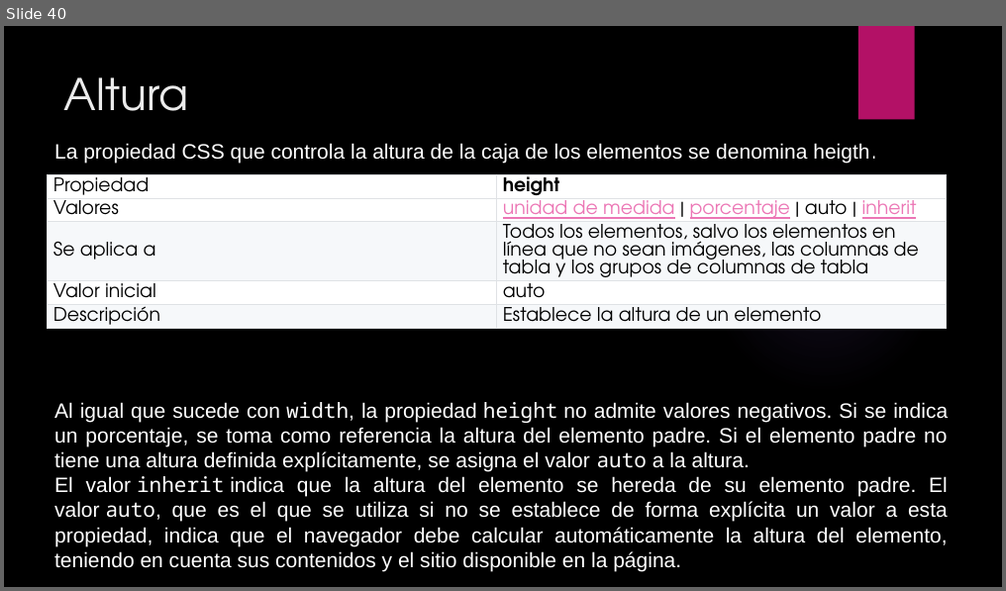
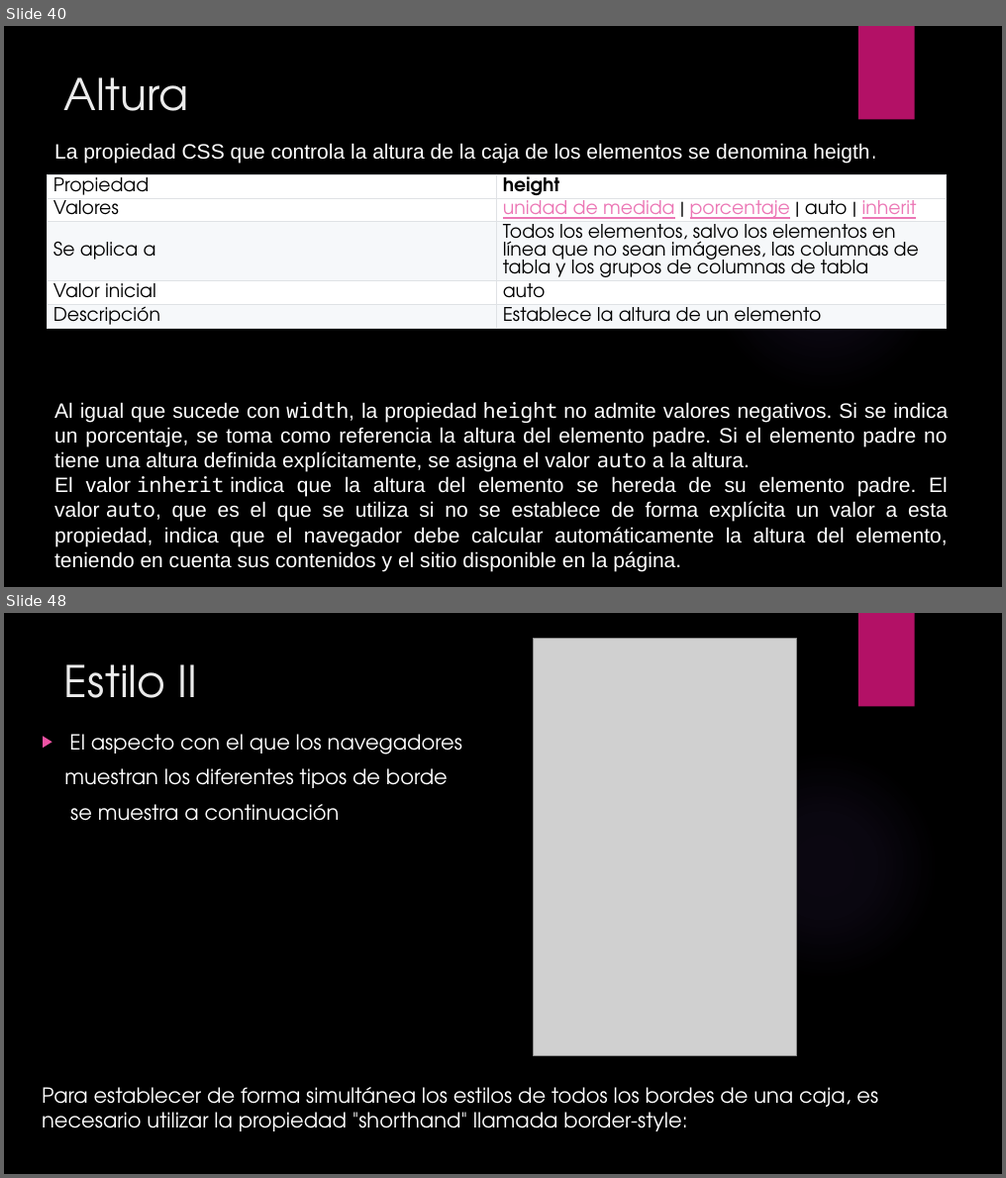
Before and after one commit to patoattie/LaboratorioIII, a slide deck: Material/CSS.pptx. Shown one above the other, each under a label of ours: slide 40 before the commit, slides 40 and 48 after it; the slides between them are not shown. The pictures are 1006x591 and 1006x1178 pixels, drawn with LibreOffice and Linux fonts; fonts in the diff are those of the drawing; grey boxes stand for pictures; background and template pictures are left out. Boxes give left, top, right and bottom in pixels: in the first picture for what was removed or moved away, otherwise in the second. Text is boxed around its words. In the diff, an @@ line names an element or a change of style, - is before the commit and + after.

```diff
--- a/Material/CSS.pptx
+++ b/Material/CSS.pptx
@@ slide 48 added at [4, 613, 1002, 1174], background picture (left out); not listed: 2 template elements that a slide beside it also shows @@
@@ picture added at [533, 639, 796, 1057] @@
@@ title added at [64, 664, 198, 698], 42 pt, text #EBEBEB @@
+Estilo II
@@ text added at [42, 734, 878, 1132], 20 pt, text #FFFFFF @@
+▶ El aspecto con el que los navegadores
+muestran los diferentes tipos de borde
+se muestra a continuación
+Para establecer de forma simultánea los estilos de todos los bordes de una caja, es necesario utilizar la propiedad "shorthand" llamada border-style:
```
Also in this commit, not shown: 33 other slides added, 1 other file.
